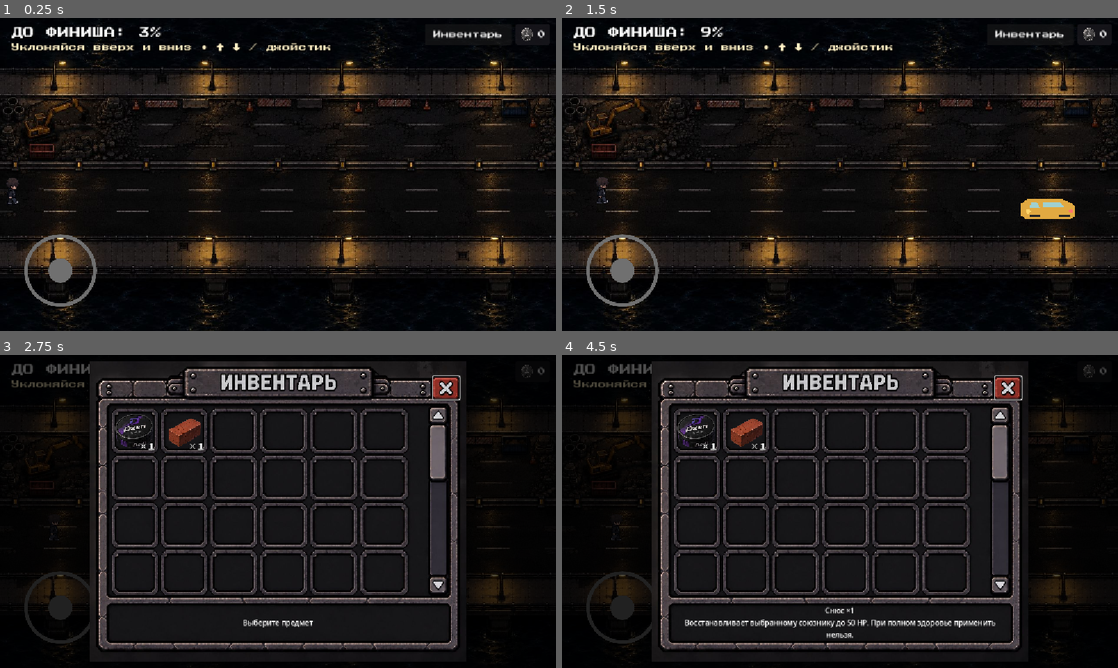
Above: before the commit, frames 1-4 (two rows, left to right).
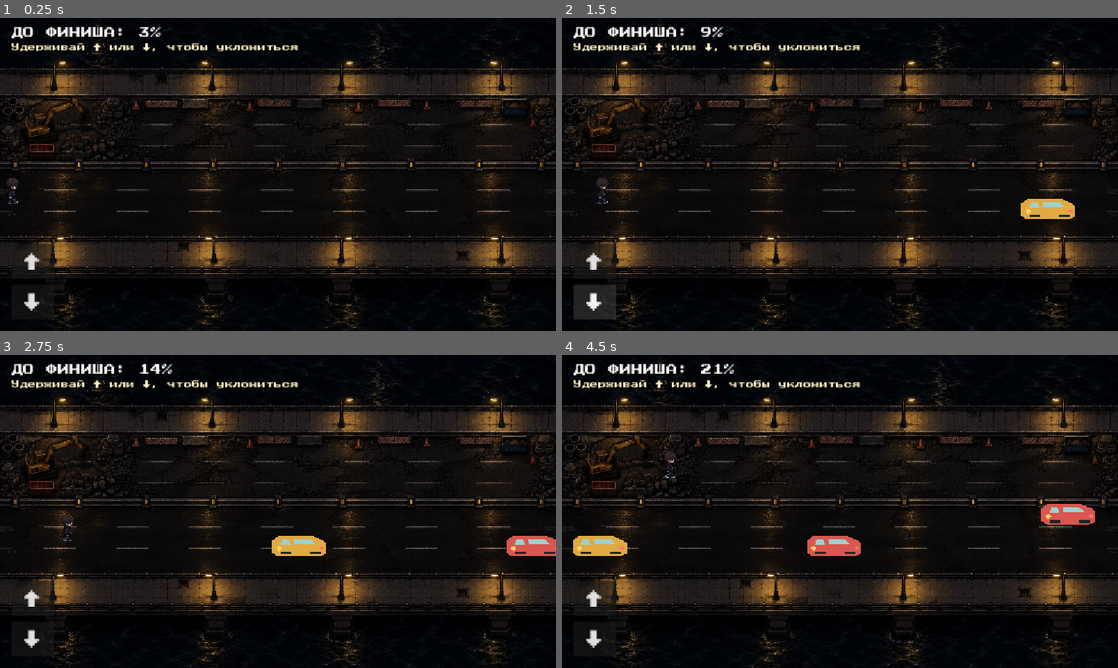
Above: after the commit, the same moments.

Repository: Dobry11011/StudenTravel
Game: Godot game, scene res://level 6 (bridge).tscn
Same seed, same stepped clock (60 frames per second), same inputs: the game is played once before the commit and once after it. This scene is started directly instead of the project's main scene.
Inputs (mouse positions are in pixels of both pictures, inside the frame that each line leads up to):
- Up to frame 1 (0.25 s): no input
- Up to frame 2 (1.5 s): click (595, 262) at 0.5 s, where only the run after the commit has a clickable "↑"; click (595, 302) at 1.25 s, where only the run after the commit has a clickable "↓"
- Up to frame 3 (2.75 s): click (467, 370) at 2 s, where only the run before the commit has a clickable "Инвентарь"
- Up to frame 4 (4.5 s): click (695, 430) at 2.75 s, where only the run before the commit has a clickable "×1"; tap Enter at 3.5 s; move the mouse to (962, 495) at 3.52 s; hold Up (ui_up) 3.53-4.25 s; click (962, 495) at 3.67 s; drag from (728, 527) to (812, 574) at 4.27 s

The runs differ from the first frame. In frame 1, 2.0% of the frame differs, in the area x 3-98%, y 3-94%; in frame 2, 2.7%; in frame 3, 33%; in frame 4, 35%, in the area x 0-100%, y 1-100%.

Commit message:
3

Diff:
--- a/GameState.gd
+++ b/GameState.gd
@@ -104,6 +104,8 @@
 				push_error("Не удалось удалить сохранение: %s" % path)
 				return false
 			removed = true
+	if removed and slot == selected_slot:
+		has_saved_progress = false
 	return removed
 
 func start_new_game(slot: int, difficulty_id: int) -> void:
@@ -197,6 +199,8 @@
 	return coins
 
 func save_game() -> void:
+	if not has_saved_progress:
+		return
 	var save_file := FileAccess.open(slot_path(selected_slot), FileAccess.WRITE)
 	if save_file == null:
 		push_error("Не удалось открыть файл сохранения: %s" % SAVE_PATH)
--- a/inventory.gd
+++ b/inventory.gd
@@ -144,11 +144,11 @@
 	var scene := tree.current_scene
 	wallet.visible = (
 		scene != null
-		and scene.scene_file_path != "res://main_menu.tscn"
+		and scene.scene_file_path not in ["res://main_menu.tscn", "res://level 6 (bridge).tscn"]
 		and not tree.has_group("battle_arena")
 		and scene.scene_file_path not in BATTLE_COMPONENT_SCENES
 	)
-	open_button.visible = wallet.visible and scene.scene_file_path != "res://main_menu.tscn"
+	open_button.visible = wallet.visible
 
 
 func _update_balance(amount: int) -> void:
--- a/level 6 (bridge).tscn
+++ b/level 6 (bridge).tscn
@@ -14,3 +14,27 @@
 
 [node name="Player" parent="." unique_id=502446375 instance=ExtResource("2_bkkis")]
 position = Vector2(30, 351)
+
+[node name="DodgeControls" type="CanvasLayer" parent="."]
+layer = 10
+
+[node name="Arrows" type="VBoxContainer" parent="DodgeControls"]
+anchor_top = 1.0
+anchor_bottom = 1.0
+offset_left = 24.0
+offset_top = -180.0
+offset_right = 112.0
+offset_bottom = -24.0
+theme_override_constants/separation = 12
+
+[node name="Up" type="Button" parent="DodgeControls/Arrows"]
+custom_minimum_size = Vector2(88, 72)
+focus_mode = 0
+theme_override_font_sizes/font_size = 36
+text = "↑"
+
+[node name="Down" type="Button" parent="DodgeControls/Arrows"]
+custom_minimum_size = Vector2(88, 72)
+focus_mode = 0
+theme_override_font_sizes/font_size = 36
+text = "↓"
--- a/level_6.gd
+++ b/level_6.gd
@@ -38,7 +38,8 @@
 
 @onready var player: CharacterBody2D = $Player
 @onready var player_sprite: AnimatedSprite2D = $Player/AnimatedSprite2D
-@onready var joystick: Control = $Player/CanvasLayer/Joystick
+@onready var up_button: Button = $DodgeControls/Arrows/Up
+@onready var down_button: Button = $DodgeControls/Arrows/Down
 
 var _cars: Array[TrafficCar] = []
 var cars_spawned := 0
@@ -51,8 +52,8 @@
 
 
 func _ready() -> void:
-	# Level 6 owns movement: the character runs across the bridge while the
-	# joystick or up/down keys let the player dodge traffic.
+	$Player/CanvasLayer.hide()
+	$Player/CanvasLayer/Joystick.set_process_input(false)
 	player.set_physics_process(false)
 	player.velocity = Vector2.ZERO
 	player_sprite.play("walk_side")
@@ -62,10 +63,8 @@
 
 func _process(delta: float) -> void:
 	var vertical_input := Input.get_axis("ui_up", "ui_down")
-	if is_instance_valid(joystick):
-		var stick: Vector2 = joystick.get("pos_vector")
-		if absf(stick.y) > absf(vertical_input):
-			vertical_input = stick.y
+	if up_button.button_pressed or down_button.button_pressed:
+		vertical_input = float(down_button.button_pressed) - float(up_button.button_pressed)
 
 	player.position.x = minf(player.position.x + PLAYER_SPEED * delta, FINISH_X)
 	player.position.y = clampf(player.position.y + vertical_input * DODGE_SPEED * delta, PLAYER_MIN_Y, PLAYER_MAX_Y)
@@ -137,7 +136,7 @@
 	help.position = Vector2(24, 52)
 	help.add_theme_font_size_override("font_size", 17)
 	help.add_theme_color_override("font_color", Color("fff0c5"))
-	help.text = "Уклоняйся вверх и вниз • ↑ ↓ / джойстик"
+	help.text = "Удерживай ↑ или ↓, чтобы уклониться"
 	hud.add_child(_with_shadow(help))
 
 
@@ -153,6 +152,7 @@
 		return
 	_game_over = not won
 	_finished = won
+	$DodgeControls.hide()
 	set_process(false)
 	GameSettings.vibrate_result(won)
 	player_sprite.stop()
--- a/training_guide.gd
+++ b/training_guide.gd
@@ -8,7 +8,7 @@
 	"Предметы": "",
 	"Волны и сложность": "Победи всех врагов, включая подкрепления. Если оба союзника выбыли, бой проигран. Янтарные стрел …(426 unchanged characters)…
 	"Карта и локации": "На карте нажми на открытую локацию. Чтобы попасть на уровень 3, пройди уровень 2 и победи в тренир …(504 unchanged characters)…
-	"Мост": "На уровне 6 герой сам бежит к финишу. Смотри, по какой полосе едет ближайшая машина. Уводи героя вверх или вниз джойстиком либо стрелками ↑ и ↓.\n\nСтолкновение завершает попытку. Наж …(174 unchanged characters)…
+	"Мост": "На уровне 6 герой сам бежит к финишу. Смотри, по какой полосе едет ближайшая машина. Уводи героя вверх или вниз кнопками ↑ и ↓ на экране или стрелками на клавиатуре.\n\nСтолкновение завершает попытку. Наж …(174 unchanged characters)…
 }
 
 @onready var topics: VBoxContainer = %Topics
Not shown, changed: export_presets.cfg
